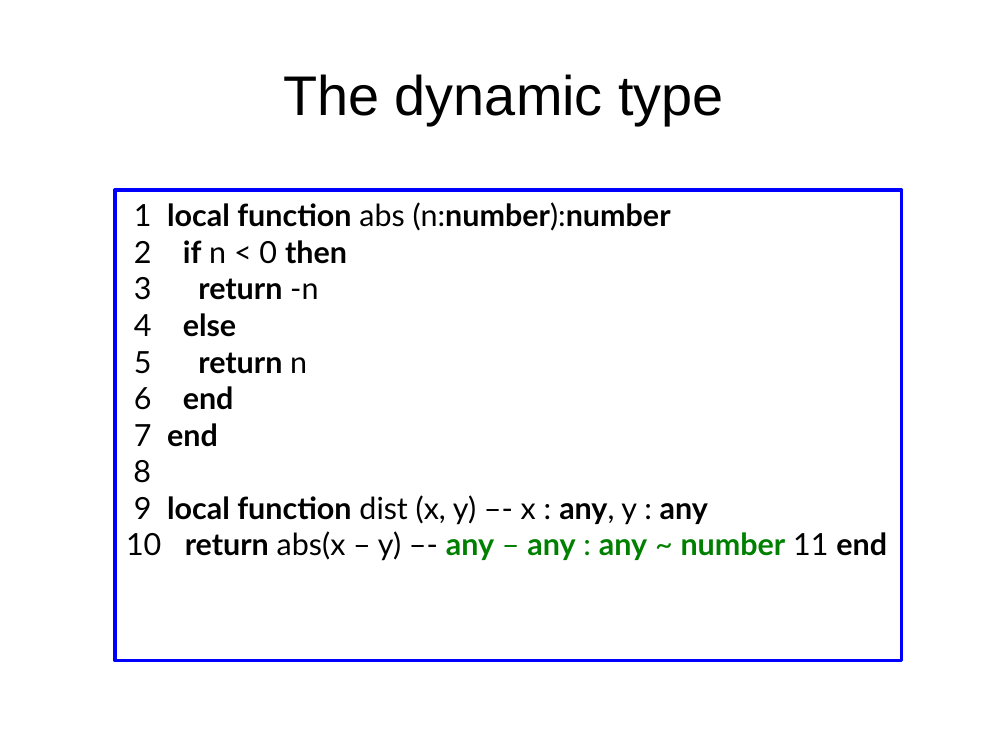
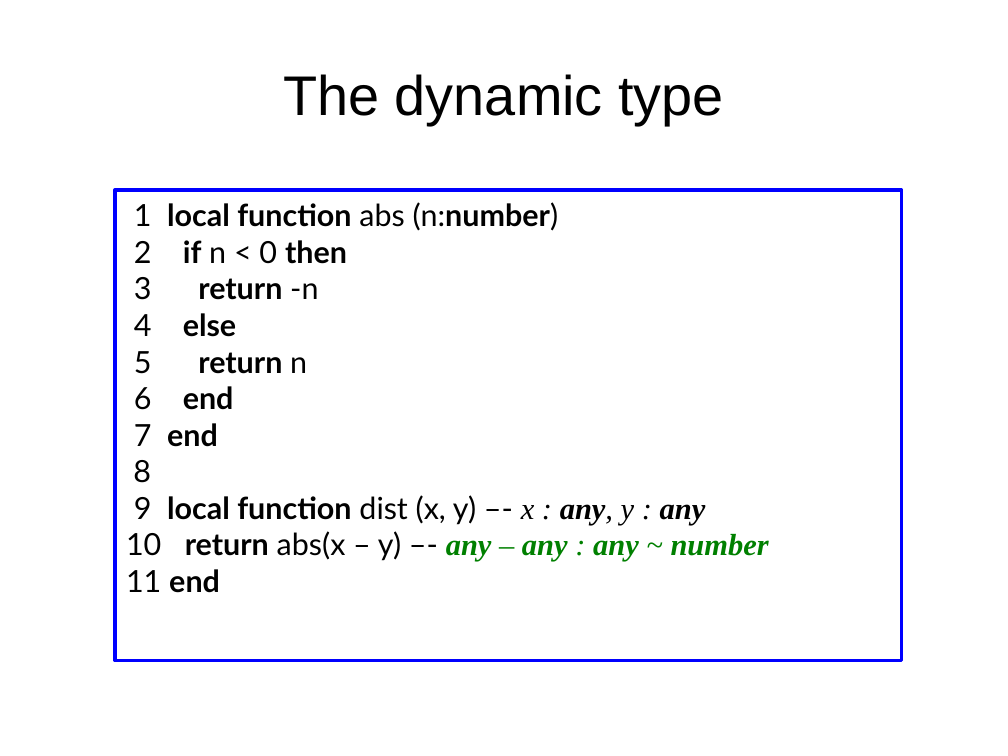
Before and after one commit to andremm/typedlua, a slide deck: slide 10 of doc/slides/dyla2014.odp. Drawn at 1008x756 pixels with LibreOffice and Linux fonts; fonts in the diff are those of the drawing. Boxes give left, top, right and bottom in pixels: in the first picture for what was removed or moved away, otherwise in the second. Text is boxed around its words. In the diff, an @@ line names an element or a change of style, - is before the commit and + after.

```diff
--- a/doc/slides/dyla2014.odp
+++ b/doc/slides/dyla2014.odp
@@ text in rectangle at (134,202,559,231): text changed @@
-1 local function abs (n:number):number
+1 local function abs (n:number)
@@ text in rectangle at (134,495,706,525): font Lato to Times New Roman, italic on in "x : any, y : any" @@
@@ text in rectangle at (126,531,769,593): text changed @@
-10 return abs(x – y) –- any – any : any ~ number 11 end
+10 return abs(x – y) –- any – any : any ~ number
+11 end
```
Also in this commit, not shown: 20 other slides changed.
